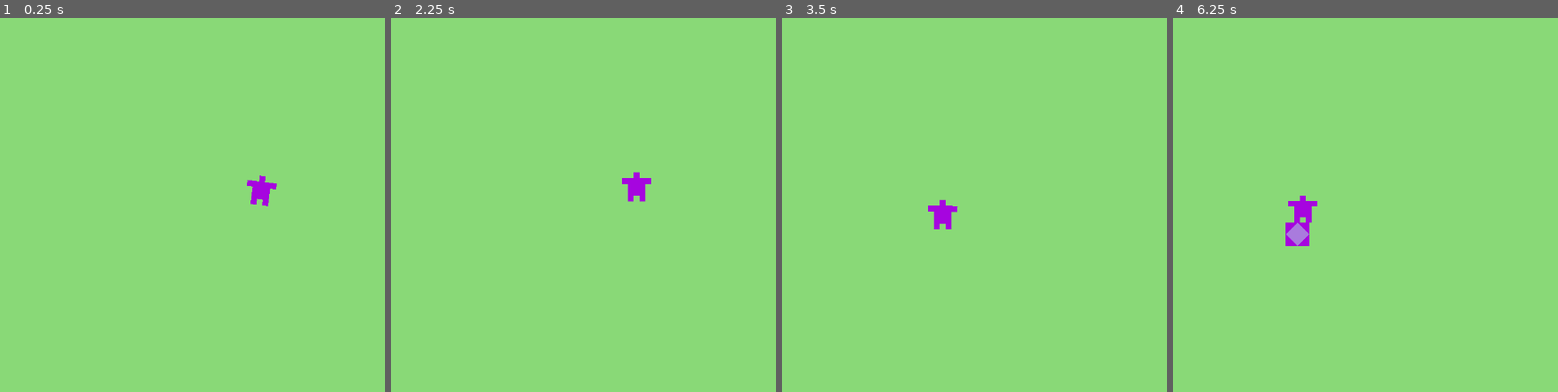
Above: before the commit, frames 1-4 (left to right).
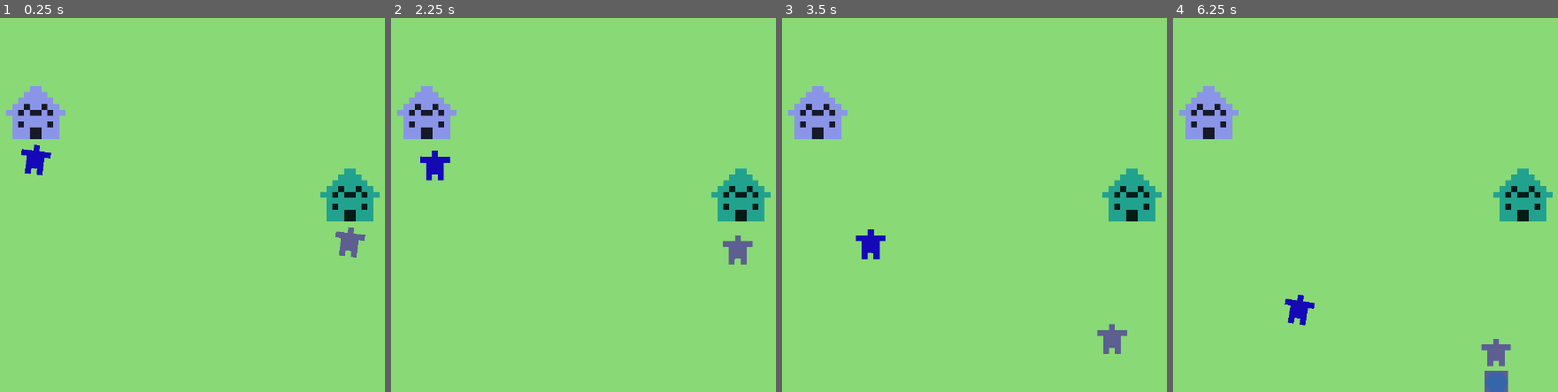
Above: after the commit, the same moments.

Repository: CanadianWaffl/Sandbox
Game: Godot game, scene res://Scenes/world.tscn
Two runs of this game, one before a commit and one after it. Both use one fixed random seed, a clock stepped at 60 frames per second and the inputs below.
Inputs (mouse positions are in pixels of both pictures, inside the frame that each line leads up to):
- Up to frame 1 (0.25 s): no input
- Up to frame 2 (2.25 s): tap Enter at 0.5 s; move the mouse to (768, 175) at 0.52 s; click (768, 175) at 0.67 s; move the mouse to (471, 212) at 1.27 s; click (471, 212) at 1.42 s; move the mouse to (683, 107) at 2.02 s; click (683, 107) at 2.17 s
- Up to frame 3 (3.5 s): move the mouse to (970, 272) at 2.77 s; click (970, 272) at 2.92 s
- Up to frame 4 (6.25 s): move the mouse to (outside the picture) at 3.52 s; click (outside the picture) at 3.67 s; move the mouse to (1184, 133) at 4.27 s; click (1184, 133) at 4.42 s; move the mouse to (1430, 193) at 5.02 s; click (1430, 193) at 5.17 s; move the mouse to (1288, 92) at 5.77 s; click (1288, 92) at 5.92 s

The runs differ from the first frame. In frame 1, 4.0% of the frame differs, in the area x 1-99%, y 18-65%; in frame 2, 4.1%; in frame 3, 4.1%; in frame 4, 4.7%, in the area x 1-99%, y 18-100%.

Commit message:
it has a house, and friends

Diff:
--- a/Scenes/guy.tscn
+++ b/Scenes/guy.tscn
@@ -2,10 +2,10 @@
 
 [ext_resource type="Script" uid="uid://cw8n2fq3ejov4" path="res://Scripts/guy.gd" id="1_y2mbu"]
 [ext_resource type="Texture2D" uid="uid://cpmab412q20g3" path="res://Assets/Sprites/lil-guy.png" id="2_bh7l2"]
-[ext_resource type="Script" uid="uid://c75jgr36ssf1q" path="res://Scripts/state_manager.gd" id="3_7b8b7"]
-[ext_resource type="Script" uid="uid://bemqjfyvvegij" path="res://Scripts/state_wander.gd" id="4_5adle"]
-[ext_resource type="Script" uid="uid://dp7vbfwprhcll" path="res://Scripts/state_idle.gd" id="5_bh7l2"]
-[ext_resource type="Script" uid="uid://dkrmxxi1hkaip" path="res://Scripts/state_build.gd" id="6_7b8b7"]
+[ext_resource type="Script" uid="uid://c75jgr36ssf1q" path="res://Scripts/Entity States/state_manager.gd" id="3_7b8b7"]
+[ext_resource type="Script" uid="uid://bemqjfyvvegij" path="res://Scripts/Entity States/state_wander.gd" id="4_5adle"]
+[ext_resource type="Script" uid="uid://dp7vbfwprhcll" path="res://Scripts/Entity States/state_idle.gd" id="5_bh7l2"]
+[ext_resource type="Script" uid="uid://dkrmxxi1hkaip" path="res://Scripts/Entity States/state_build.gd" id="6_7b8b7"]
 
 [sub_resource type="Animation" id="Animation_7b8b7"]
 length = 0.001
--- /dev/null
+++ b/Scenes/house.tscn
@@ -0,0 +1,17 @@
+[gd_scene format=3 uid="uid://7lt7tny5bu5v"]
+
+[ext_resource type="Script" uid="uid://baprotuefthjy" path="res://Scripts/house.gd" id="1_n87ef"]
+[ext_resource type="Texture2D" uid="uid://pmruts7l6f0b" path="res://Assets/Sprites/house.png" id="2_3jr7h"]
+
+[node name="House" type="Node2D" unique_id=2124445393]
+script = ExtResource("1_n87ef")
+
+[node name="Sprite2D" type="Sprite2D" parent="." unique_id=1861348300]
+position = Vector2(12, -32)
+scale = Vector2(4, 4)
+texture = ExtResource("2_3jr7h")
+
+[node name="SpawnTimer" type="Timer" parent="." unique_id=1958851742]
+autostart = true
+
+[connection signal="timeout" from="SpawnTimer" to="." method="_on_spawn_timer_timeout"]
--- a/Scenes/world.tscn
+++ b/Scenes/world.tscn
@@ -1,13 +1,11 @@
 [gd_scene format=3 uid="uid://bos30qbrgfodt"]
 
-[ext_resource type="PackedScene" uid="uid://vebheohtg6pp" path="res://Scenes/guy.tscn" id="1_a02cp"]
 [ext_resource type="Script" uid="uid://dhydcaue5gqoa" path="res://Scripts/world.gd" id="1_go701"]
+[ext_resource type="Texture2D" uid="uid://cnu3cd40s5e1e" path="res://Assets/Sprites/grass.png" id="2_5a7ea"]
+[ext_resource type="PackedScene" uid="uid://7lt7tny5bu5v" path="res://Scenes/house.tscn" id="2_go701"]
 
 [node name="World" type="Node2D" unique_id=1924382587]
 script = ExtResource("1_go701")
-
-[node name="Guy" parent="." unique_id=1555784624 instance=ExtResource("1_a02cp")]
-position = Vector2(266, 131)
 
 [node name="Background" type="CanvasLayer" parent="." unique_id=1395569902]
 layer = -5
@@ -20,5 +18,25 @@
 grow_vertical = 2
 color = Color(0.5376251, 0.85, 0.46750003, 1)
 
+[node name="TextureRect" type="TextureRect" parent="Background" unique_id=1604109699]
+visible = false
+anchors_preset = 15
+anchor_right = 1.0
+anchor_bottom = 1.0
+grow_horizontal = 2
+grow_vertical = 2
+texture = ExtResource("2_5a7ea")
+stretch_mode = 1
+
 [node name="Camera2D" type="Camera2D" parent="." unique_id=799207287]
 unique_name_in_owner = true
+
+[node name="Entities" type="Node2D" parent="." unique_id=2047771513]
+
+[node name="Buildings" type="Node2D" parent="." unique_id=79499451]
+
+[node name="House" parent="Buildings" unique_id=2124445393 instance=ExtResource("2_go701")]
+position = Vector2(113, 98)
+
+[node name="House2" parent="Buildings" unique_id=46141432 instance=ExtResource("2_go701")]
+position = Vector2(326, 154)
--- a/Scripts/state_build.gd
+++ b/Scripts/Entity States/state_build.gd
@@ -6,8 +6,7 @@
 	owner.find_child("AnimationPlayer").play("building")
 
 	var switch_timer := Timer.new()
-	add_child(switch_timer)
-	instanced_children.append(switch_timer)
+	make_child(switch_timer)
 	switch_timer.timeout.connect(timeout)
 	switch_timer.start(2.0)
 
@@ -18,6 +17,12 @@
 	statue.top_col = Color(randf(), randf(), randf(), randf_range(0.5, 1.0))
 	statue.position = owner.position + Vector2(0, 4)
 	build_locations.append(statue.position)
-	owner.get_parent().add_child(statue)
+
+	var target_parent = owner.get_parent().find_child("Buildings")
+
+	if target_parent != null:
+		owner.get_parent().find_child("Buildings").add_child(statue)
+	else:
+		get_parent().add_child(statue)
 
 	state_manager.transition_to("Wander")
--- a/Scripts/state_idle.gd
+++ b/Scripts/Entity States/state_idle.gd
@@ -4,8 +4,7 @@
 	owner.find_child("AnimationPlayer").play("idle")
 
 	var switch_timer := Timer.new()
-	add_child(switch_timer)
-	instanced_children.append(switch_timer)
+	make_child(switch_timer)
 	switch_timer.timeout.connect(timeout)
 	switch_timer.start(2.0)
 
--- a/Scripts/guy.gd
+++ b/Scripts/guy.gd
@@ -2,6 +2,8 @@
 
 @onready var state_man: StateManager = $StateManager
 @onready var statue := "res://Scenes/statue.tscn"
+
+@export var home: Node2D
 
 var body_col: Color
 
--- /dev/null
+++ b/Scripts/house.gd
@@ -0,0 +1,33 @@
+extends Node2D
+
+@export var max_inhabitants: int = 3
+
+const GUY = "res://Scenes/guy.tscn"
+
+var inhabitants: int = 0
+
+func _ready() -> void:
+	modulate = Color(randf(), randf(), randf(), 1)
+	populate()
+
+
+func populate() -> void:
+	var new_guy = preload(GUY).instantiate()
+	new_guy.home = self
+	new_guy.position = position + Vector2(0.0, 12.0)
+	if get_parent() != get_tree().root:
+		get_parent().get_parent().find_child("Entities").add_child(new_guy) #TODO: use signals or something less godawful for placing objects
+	else:
+		add_child(new_guy) #Failsafe to be able to run as its own scene
+
+	inhabitants += 1
+
+
+func _on_spawn_timer_timeout() -> void:
+	if randf() < 0.985:
+		return
+
+	if inhabitants < max_inhabitants:
+		populate()
+	else:
+		$SpawnTimer.stop()
--- a/Scripts/state.gd
+++ b/Scripts/state.gd
@@ -22,3 +22,7 @@
 
 func physics_update(delta: float) -> void:
 	pass
+
+func make_child(child: Node) -> void:
+	add_child(child)
+	instanced_children.append(child)
Binary file added: Assets/Sprites/grass.png
Not shown, added: Assets/Sprites/grass.png.import
Binary file added: Assets/Sprites/house.png
Not shown, added: Assets/Sprites/house.png.import
Renamed: Scripts/state_build.gd.uid -> Scripts/Entity States/state_build.gd.uid
Renamed: Scripts/state_idle.gd.uid -> Scripts/Entity States/state_idle.gd.uid
Renamed: Scripts/state_manager.gd -> Scripts/Entity States/state_manager.gd
Renamed: Scripts/state_manager.gd.uid -> Scripts/Entity States/state_manager.gd.uid
Renamed: Scripts/state_wander.gd -> Scripts/Entity States/state_wander.gd
Renamed: Scripts/state_wander.gd.uid -> Scripts/Entity States/state_wander.gd.uid
Not shown, added: Scripts/house.gd.uid
